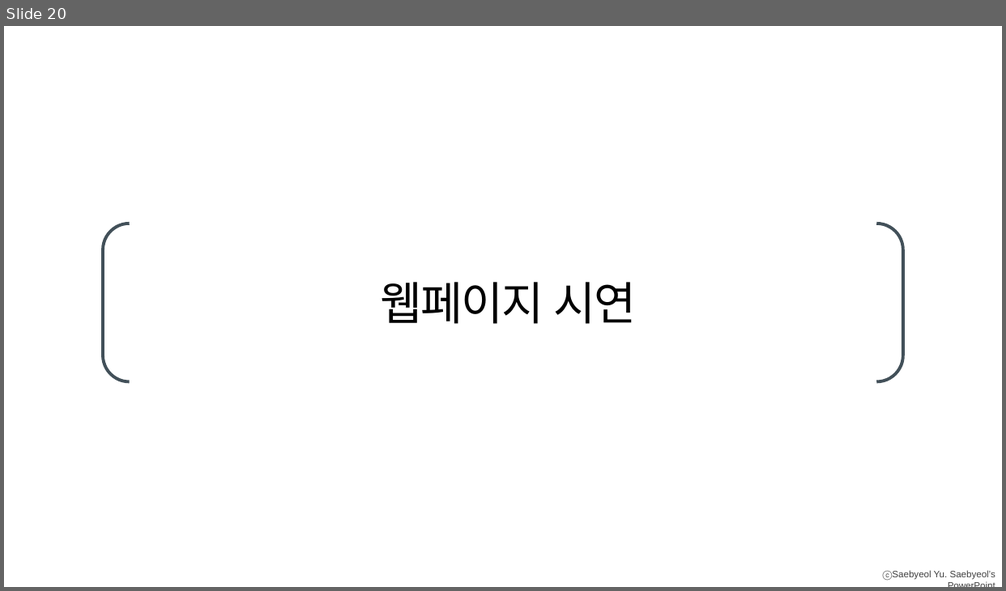
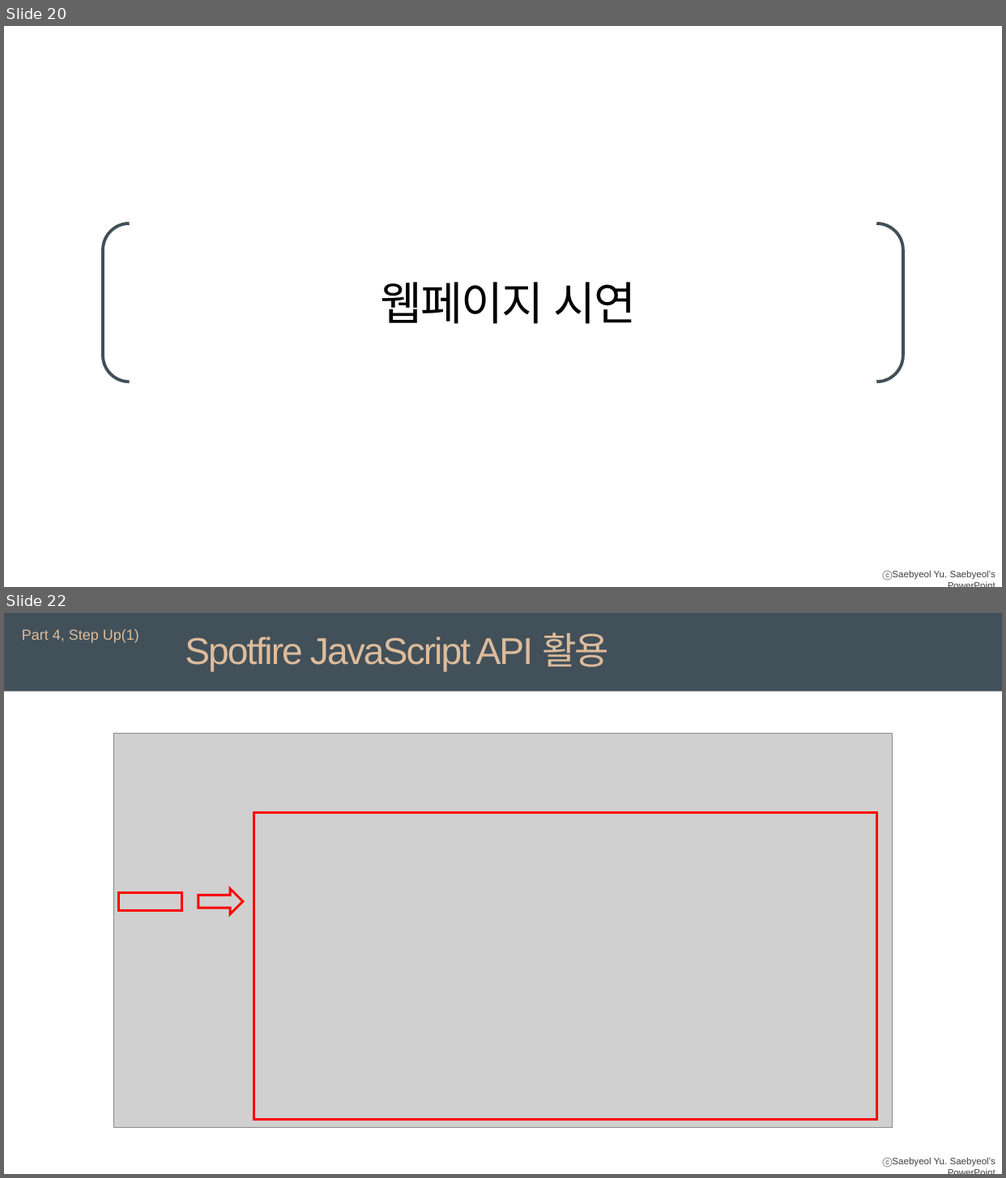
Before and after one commit to arsene-03/MashUp-SpotfireJsApi, a slide deck: Mash-up과제 소개.pptx. Shown one above the other, each under a label of ours: slide 20 before the commit, slides 20 and 22 after it; the slides between them are not shown. The pictures are 1006x591 and 1006x1178 pixels, drawn with LibreOffice and Linux fonts; fonts in the diff are those of the drawing; grey boxes stand for pictures; background and template pictures are left out. Boxes give left, top, right and bottom in pixels: in the first picture for what was removed or moved away, otherwise in the second. Text is boxed around its words. In the diff, an @@ line names an element or a change of style, - is before the commit and + after.

```diff
--- a/Mash-up과제 소개.pptx
+++ b/Mash-up과제 소개.pptx
@@ slide 22 added at [4, 613, 1002, 1174], background #FFFFFF; not listed: 1 template element that a slide beside it also shows @@
@@ rectangle added at [4, 613, 1002, 692], fill #425059 @@
@@ text added at [22, 629, 139, 643], 14 pt, text #DDBC9C @@
+Part 4, Step Up(1)
@@ text added at [185, 632, 609, 672], 36 pt, text #DDBC9C @@
+Spotfire JavaScript API 활용
@@ picture added at [114, 733, 892, 1127] @@
@@ rectangle added at [254, 812, 878, 1120], outline #FF0000 2.25 pt @@
@@ rectangle added at [118, 893, 182, 911], outline #FF0000 2.25 pt @@
@@ right arrow added at [198, 889, 244, 914], outline #FF0000 2.25 pt @@
```
Also in this commit, not shown: 4 slides changed, 9 other slides added, 2 other files.
